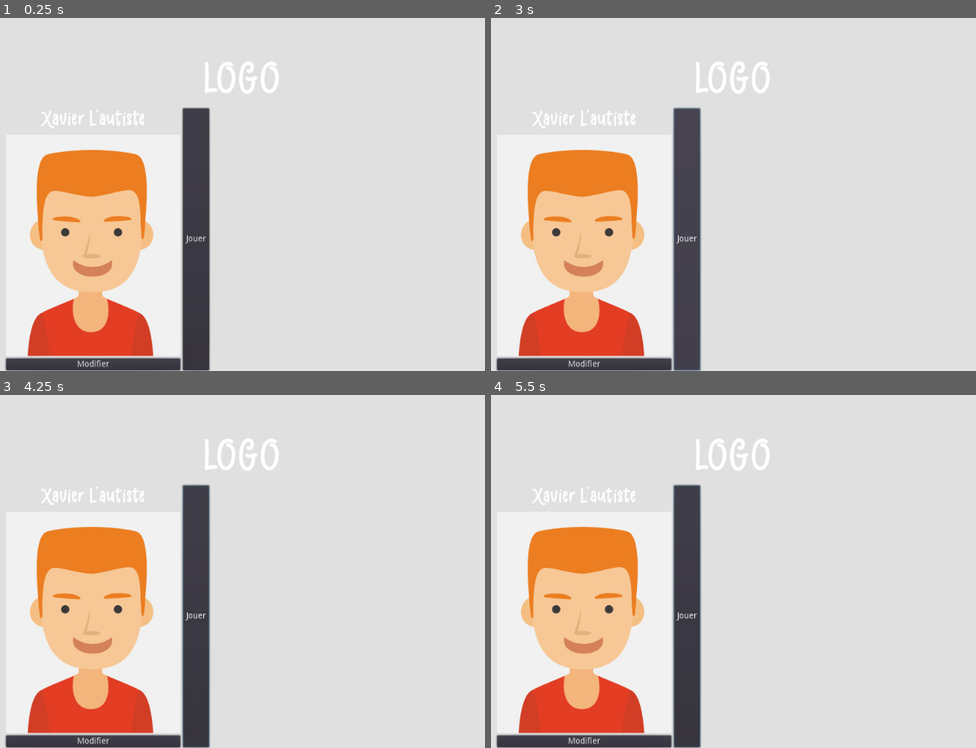
Above: before the commit, frames 1-4 (two rows, left to right).
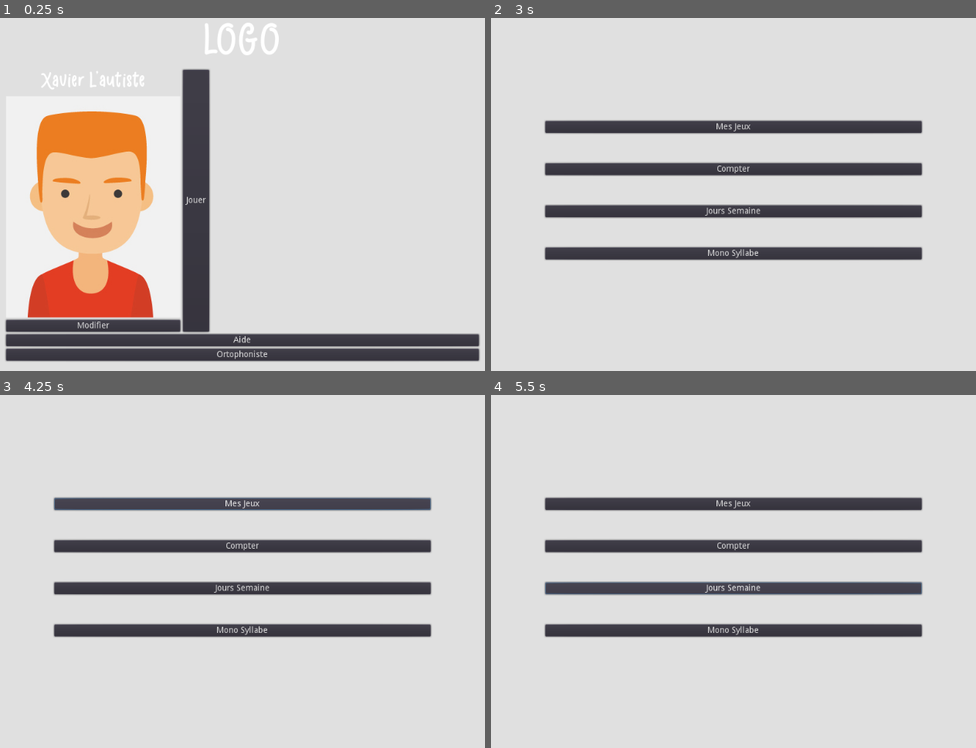
Above: after the commit, the same moments.

Repository: WriteInGesturesProject/dev
Game: Godot game, scene res://home.tscn
Two runs of this game, one before a commit and one after it. Both use one fixed random seed, a clock stepped at 60 frames per second and the inputs below.
Inputs (mouse positions are in pixels of both pictures, inside the frame that each line leads up to):
- Up to frame 1 (0.25 s): no input
- Up to frame 2 (3 s): click "Modifier" at 0.5 s; click (733, 339) at 1.25 s, where only the run after the commit has a clickable "Aide"; click (733, 353) at 2 s, where only the run after the commit has a clickable "Ortophoniste"; click "Jouer" at 2.75 s
- Up to frame 3 (4.25 s): click (242, 504) at 3.5 s, where only the run after the commit has a clickable "Mes Jeux"
- Up to frame 4 (5.5 s): click (733, 546) at 4.25 s, where only the run after the commit has a clickable "Compter"; click (733, 589) at 5 s, where only the run after the commit has a clickable "Jours Semaine"

The runs differ from the first frame. In frame 1, 22% of the frame differs, in the area x 0-100%, y 1-100%; in frame 2, 27%; in frame 3, 27%; in frame 4, 27%, in the area x 0-90%, y 12-100%.

Commit message:
Finished ExerciceMenuInterface and add move between different screens

Diff:
--- /dev/null
+++ b/writeInGesture/ExerciceMenu.tscn
@@ -0,0 +1,59 @@
+[gd_scene format=2]
+
+[node name="MarginContainer" type="MarginContainer"]
+anchor_right = 1.0
+anchor_bottom = 1.0
+__meta__ = {
+"_edit_use_anchors_": false
+}
+
+[node name="ColorRect" type="ColorRect" parent="."]
+margin_right = 1024.0
+margin_bottom = 600.0
+color = Color( 0.882353, 0.882353, 0.882353, 1 )
+
+[node name="MarginContainer" type="MarginContainer" parent="ColorRect"]
+anchor_right = 1.0
+anchor_bottom = 1.0
+custom_constants/margin_right = 200
+custom_constants/margin_top = 0
+custom_constants/margin_left = 200
+custom_constants/margin_bottom = 0
+__meta__ = {
+"_edit_use_anchors_": false
+}
+
+[node name="VBoxContainer" type="VBoxContainer" parent="ColorRect/MarginContainer"]
+margin_left = 200.0
+margin_right = 824.0
+margin_bottom = 600.0
+custom_constants/separation = 50
+alignment = 1
+
+[node name="MyGame" type="Button" parent="ColorRect/MarginContainer/VBoxContainer"]
+margin_top = 185.0
+margin_right = 624.0
+margin_bottom = 205.0
+text = "Mes Jeux"
+expand_icon = true
+
+[node name="Count" type="Button" parent="ColorRect/MarginContainer/VBoxContainer"]
+margin_top = 255.0
+margin_right = 624.0
+margin_bottom = 275.0
+text = "Compter"
+expand_icon = true
+
+[node name="WeekDays" type="Button" parent="ColorRect/MarginContainer/VBoxContainer"]
+margin_top = 325.0
+margin_right = 624.0
+margin_bottom = 345.0
+text = "Jours Semaine"
+expand_icon = true
+
+[node name="MonoSyllabe" type="Button" parent="ColorRect/MarginContainer/VBoxContainer"]
+margin_top = 395.0
+margin_right = 624.0
+margin_bottom = 415.0
+text = "Mono Syllabe"
+expand_icon = true
--- /dev/null
+++ b/writeInGesture/home.gd
@@ -0,0 +1,21 @@
+extends Control
+
+
+# Declare member variables here. Examples:
+# var a = 2
+# var b = "text"
+
+
+# Called when the node enters the scene tree for the first time.
+func _ready():
+	pass # Replace with function body.
+
+
+# Called every frame. 'delta' is the elapsed time since the previous frame.
+#func _process(delta):
+#	pass
+
+
+func _on_Play_pressed():
+	get_tree().change_scene("res://ExerciceMenu.tscn")
+	pass # Replace with function body.
--- a/writeInGesture/home.tscn
+++ b/writeInGesture/home.tscn
@@ -1,7 +1,8 @@
-[gd_scene load_steps=5 format=2]
+[gd_scene load_steps=6 format=2]
 
 [ext_resource path="res://fonts/HelloGrizellesans.ttf" type="DynamicFontData" id=1]
 [ext_resource path="res://art/xavier.jpg" type="Texture" id=2]
+[ext_resource path="res://home.gd" type="Script" id=3]
 
 [sub_resource type="DynamicFont" id=1]
 size = 80
@@ -11,85 +12,90 @@
 size = 40
 font_data = ExtResource( 1 )
 
-[node name="MarginContainer" type="MarginContainer"]
+[node name="Control" type="Control"]
 anchor_right = 1.0
 anchor_bottom = 1.0
-custom_constants/margin_right = 0
+script = ExtResource( 3 )
+__meta__ = {
+"_edit_use_anchors_": false
+}
+
+[node name="ColorRect" type="ColorRect" parent="."]
+anchor_right = 1.0
+anchor_bottom = 1.0
+color = Color( 0.882353, 0.882353, 0.882353, 1 )
+__meta__ = {
+"_edit_use_anchors_": false
+}
+
+[node name="MarginContainer2" type="MarginContainer" parent="."]
+anchor_right = 1.0
+anchor_bottom = 1.0
+custom_constants/margin_right = 120
 custom_constants/margin_top = 0
-custom_constants/margin_left = 0
+custom_constants/margin_left = 120
 custom_constants/margin_bottom = 0
 __meta__ = {
 "_edit_use_anchors_": false
 }
 
-[node name="ColorRect" type="ColorRect" parent="."]
-margin_right = 1024.0
-margin_bottom = 727.0
-color = Color( 0.882353, 0.882353, 0.882353, 1 )
+[node name="VBoxContainer" type="VBoxContainer" parent="MarginContainer2"]
+margin_left = 120.0
+margin_right = 904.0
+margin_bottom = 600.0
+alignment = 1
 
-[node name="MarginContainer" type="MarginContainer" parent="."]
-margin_right = 1024.0
-margin_bottom = 727.0
-custom_constants/margin_right = 120
-custom_constants/margin_top = 80
-custom_constants/margin_left = 120
-custom_constants/margin_bottom = 80
-
-[node name="VBoxContainer" type="VBoxContainer" parent="MarginContainer"]
-margin_left = 120.0
-margin_top = 80.0
-margin_right = 904.0
-margin_bottom = 647.0
-
-[node name="Logo" type="Label" parent="MarginContainer/VBoxContainer"]
+[node name="Logo" type="Label" parent="MarginContainer2/VBoxContainer"]
+margin_top = 16.0
 margin_right = 784.0
-margin_bottom = 80.0
+margin_bottom = 96.0
 custom_fonts/font = SubResource( 1 )
 text = "LOGO"
 align = 1
 
-[node name="HBoxContainer" type="HBoxContainer" parent="MarginContainer/VBoxContainer"]
-margin_top = 84.0
+[node name="HBoxContainer" type="HBoxContainer" parent="MarginContainer2/VBoxContainer"]
+margin_top = 100.0
 margin_right = 784.0
-margin_bottom = 519.0
+margin_bottom = 535.0
 
-[node name="VBoxContainer" type="VBoxContainer" parent="MarginContainer/VBoxContainer/HBoxContainer"]
+[node name="VBoxContainer" type="VBoxContainer" parent="MarginContainer2/VBoxContainer/HBoxContainer"]
 margin_right = 289.0
 margin_bottom = 435.0
 
-[node name="NamePlayer" type="Label" parent="MarginContainer/VBoxContainer/HBoxContainer/VBoxContainer"]
+[node name="NamePlayer" type="Label" parent="MarginContainer2/VBoxContainer/HBoxContainer/VBoxContainer"]
 margin_right = 289.0
 margin_bottom = 40.0
 custom_fonts/font = SubResource( 2 )
 text = "Xavier L'autiste"
 align = 1
 
-[node name="Picture" type="TextureRect" parent="MarginContainer/VBoxContainer/HBoxContainer/VBoxContainer"]
+[node name="Picture" type="TextureRect" parent="MarginContainer2/VBoxContainer/HBoxContainer/VBoxContainer"]
 margin_top = 44.0
 margin_right = 289.0
 margin_bottom = 411.0
 texture = ExtResource( 2 )
 
-[node name="Change" type="Button" parent="MarginContainer/VBoxContainer/HBoxContainer/VBoxContainer"]
+[node name="Change" type="Button" parent="MarginContainer2/VBoxContainer/HBoxContainer/VBoxContainer"]
 margin_top = 415.0
 margin_right = 289.0
 margin_bottom = 435.0
 text = "Modifier"
 
-[node name="Play" type="Button" parent="MarginContainer/VBoxContainer/HBoxContainer"]
+[node name="Play" type="Button" parent="MarginContainer2/VBoxContainer/HBoxContainer"]
 margin_left = 293.0
 margin_right = 337.0
 margin_bottom = 435.0
 text = "Jouer"
 
-[node name="Help" type="Button" parent="MarginContainer/VBoxContainer"]
-margin_top = 523.0
+[node name="Help" type="Button" parent="MarginContainer2/VBoxContainer"]
+margin_top = 539.0
 margin_right = 784.0
-margin_bottom = 543.0
+margin_bottom = 559.0
 text = "Aide"
 
-[node name="Admin" type="Button" parent="MarginContainer/VBoxContainer"]
-margin_top = 547.0
+[node name="Admin" type="Button" parent="MarginContainer2/VBoxContainer"]
+margin_top = 563.0
 margin_right = 784.0
-margin_bottom = 567.0
+margin_bottom = 583.0
 text = "Ortophoniste"
+[connection signal="pressed" from="MarginContainer2/VBoxContainer/HBoxContainer/Play" to="." method="_on_Play_pressed"]
--- a/writeInGesture/project.godot
+++ b/writeInGesture/project.godot
@@ -19,12 +19,6 @@
 run/main_scene="res://home.tscn"
 config/icon="res://art/icon.png"
 
-[display]
-
-window/size/resizable=false
-window/size/borderless=true
-window/size/fullscreen=true
-
 [rendering]
 
 environment/default_environment="res://default_env.tres"
